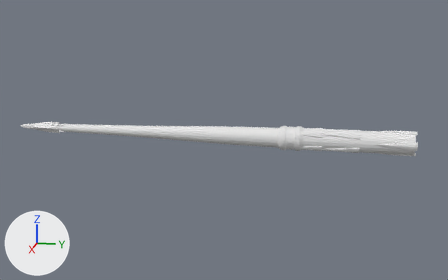
Before and after pictures for a commit that changed the OBJ model assets/cue/pieces/spider/Body_Body.obj.
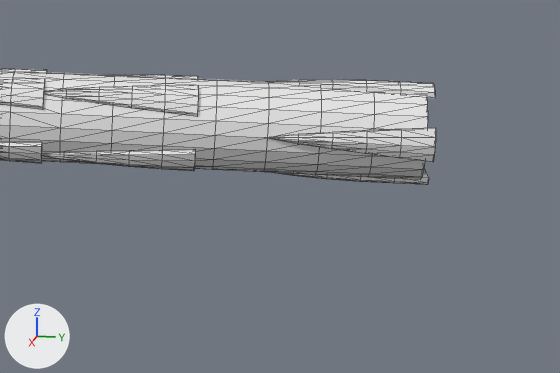
There are two pictures of each version: one whole from a 50 mm lens placed at (10.17, 2.35, 2.46), pointed at (-0.02, 0.31, -0.09), one close up on the part from 70% to 100% of the width and 40% to 72% of the height. Every picture has the same lights, and +X, +Y and +Z are marked at lower left. The last two pictures show the newer version. The close-ups show mesh edges as thin lines. Where no turn or scale is listed for an object, it has been applied to the vertices. Vertices at exactly the same position are counted once.

Objects in the first close-up: 'Body_Body'.
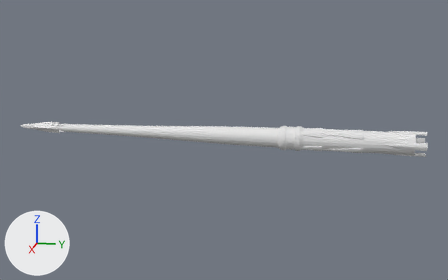
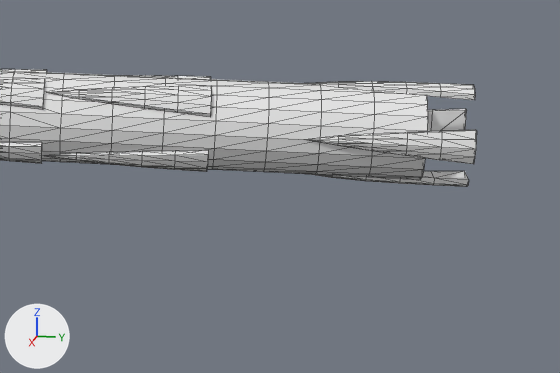
The newer file is also turned or shifted as a whole; pictures and numbers use the older file's frame.

Pixel boxes [x1, y1, x2, y2] of what changed, in the close-ups (560 x 373 px; the box of a moved part takes in the faces that stretch with it):
'Body_Body', reshaped: before [0, 69, 436, 185]; after [0, 69, 477, 187]
part 1 of me_body_body, moved or reshaped: before [270, 169, 429, 185]; after [310, 171, 469, 187]
part 2 of me_body_body, moved or reshaped (not visible before): after [427, 109, 467, 131]
part 3 of me_body_body, moved or reshaped (mostly hidden): before [125, 75, 198, 79]; after [125, 75, 211, 79]
part 4 of me_body_body, moved or reshaped: before [269, 80, 435, 98]; after [305, 81, 475, 100]
part 5 of me_body_body, moved or reshaped: before [44, 85, 198, 116]; after [47, 86, 211, 116]
part 6 of me_body_body, moved or reshaped: before [266, 128, 436, 162]; after [304, 130, 477, 164]
part 7 of me_body_body, moved or reshaped: before [41, 151, 195, 171]; after [44, 151, 208, 172]

Patch to the scene script:
```diff
--- a/assets/cue/pieces/spider/Body_Body.obj.py
+++ b/assets/cue/pieces/spider/Body_Body.obj.py
@@ me_body_body @@
 # used by ob_body_body; location = (0.0, 0.0, 0.0)
-me_body_body.from_pydata(...)  # 1842 vertices, 3588 faces; spans x -0.21..0.21, y -3.48..3.48, z -0.21..0.21
+me_body_body.from_pydata(...)  # 1842 vertices, 3588 faces; spans x -0.21..0.21, y -3.48..3.63, z -0.21..0.21
+# me_body_body part 1: the loose piece of 36 vertices spanning x -0.07..0.07, y 2.85..3.48, z -0.21..-0.16 is moved by (0.0, 0.15, 0.0)
+# me_body_body part 2: the loose piece of 36 vertices spanning x -0.21..-0.16, y 2.85..3.48, z -0.07..0.07 is moved by (0.0, 0.15, 0.0)
+# me_body_body part 3: the loose piece of 36 vertices spanning x -0.18..-0.07, y 1.95..2.59, z 0.07..0.18 is moved by (0.0, 0.05, 0.0)
+# me_body_body part 4: the loose piece of 36 vertices spanning x -0.07..0.07, y 2.85..3.48, z 0.16..0.21 is moved by (0.0, 0.15, 0.0)
+# me_body_body part 5: the loose piece of 36 vertices spanning x 0.07..0.18, y 1.95..2.59, z 0.07..0.18 is moved by (0.0, 0.05, 0.0)
+# me_body_body part 6: the loose piece of 36 vertices spanning x 0.16..0.21, y 2.85..3.48, z -0.07..0.07 is moved by (0.0, 0.15, 0.0)
+# me_body_body part 7: the loose piece of 36 vertices spanning x 0.07..0.18, y 1.95..2.59, z -0.18..-0.07 is moved by (0.0, 0.05, 0.0)
+# other edits to the shape of me_body_body do not show in these pictures
```
